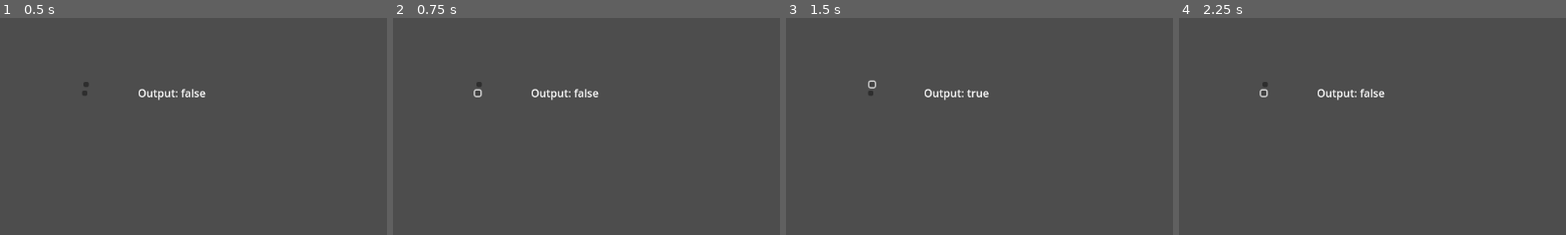
Above: before the commit, frames 1-4 (left to right).
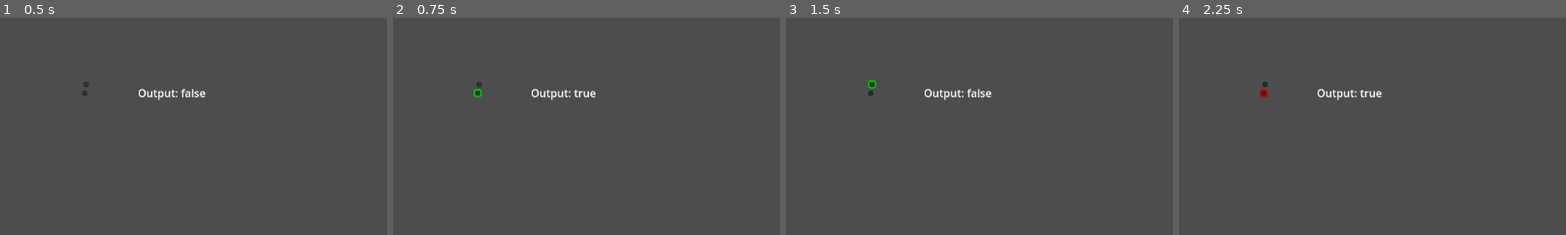
Above: after the commit, the same moments.

Repository: rbessin/Signal-Relay
Game: Godot game, scene res://scenes/main.tscn
Two runs of this game, one before a commit and one after it. Both use one fixed random seed, a clock stepped at 60 frames per second and the inputs below.
Inputs (mouse positions are % of the whole screen's width and height, from its top left):
- Up to frame 1 (0.5 s): no input
- Up to frame 2 (0.75 s): click (11, 17) at 0.5 s
- Up to frame 3 (1.5 s): click (11, 15) at 1.25 s
- Up to frame 4 (2.25 s): click (11, 17) at 2 s
The pictures show only the part of the screen within x 0-50%, y 0-50%; the shares and areas given below are measured in that part.

Frame 1 is identical in both runs. In frame 2, 0.2% of the frame differs, in the area x 20-54%, y 32-37%; in frame 3, 0.2%; in frame 4, 0.2%.

Commit message:
improved file names and evaluation

Diff:
--- a/scenes/main.tscn
+++ b/scenes/main.tscn
@@ -1,12 +1,13 @@
-[gd_scene load_steps=8 format=3 uid="uid://m3qhfvy2no0e"]
+[gd_scene load_steps=9 format=3 uid="uid://m3qhfvy2no0e"]
 
-[ext_resource type="PackedScene" uid="uid://bbaoduu3plf8a" path="res://scenes/and_gate.tscn" id="1_o5qli"]
-[ext_resource type="PackedScene" uid="uid://b3j3tkgatdsro" path="res://scenes/input.tscn" id="2_0wfyh"]
-[ext_resource type="PackedScene" uid="uid://qninfqw0upps" path="res://scenes/label.tscn" id="3_sugp2"]
-[ext_resource type="PackedScene" uid="uid://bayd4duudho8b" path="res://scenes/not_gate.tscn" id="4_jyhfs"]
-[ext_resource type="PackedScene" uid="uid://b8rvfy35xupa0" path="res://scenes/or_gate.tscn" id="5_tbgi4"]
-[ext_resource type="PackedScene" uid="uid://d2amq10o3d6hg" path="res://scenes/nand_gate.tscn" id="6_tefeu"]
-[ext_resource type="PackedScene" uid="uid://bq6a1ucf7mkcw" path="res://scenes/nor_gate.tscn" id="7_o6xl0"]
+[ext_resource type="PackedScene" uid="uid://bbaoduu3plf8a" path="res://scenes/gates/and_gate.tscn" id="1_o5qli"]
+[ext_resource type="PackedScene" uid="uid://b3j3tkgatdsro" path="res://scenes/ui/input.tscn" id="2_0wfyh"]
+[ext_resource type="PackedScene" uid="uid://qninfqw0upps" path="res://scenes/ui/label.tscn" id="3_sugp2"]
+[ext_resource type="PackedScene" uid="uid://bayd4duudho8b" path="res://scenes/gates/not_gate.tscn" id="4_jyhfs"]
+[ext_resource type="PackedScene" uid="uid://b8rvfy35xupa0" path="res://scenes/gates/or_gate.tscn" id="5_tbgi4"]
+[ext_resource type="PackedScene" uid="uid://d2amq10o3d6hg" path="res://scenes/gates/nand_gate.tscn" id="6_tefeu"]
+[ext_resource type="PackedScene" uid="uid://bq6a1ucf7mkcw" path="res://scenes/gates/nor_gate.tscn" id="7_o6xl0"]
+[ext_resource type="PackedScene" uid="uid://pxb805rtun0a" path="res://scenes/gates/xor_gate.tscn" id="8_tipki"]
 
 [node name="Main" type="Node2D"]
 
@@ -17,14 +18,14 @@
 offset_top = 108.0
 offset_right = 130.0
 offset_bottom = 116.0
-target = NodePath("../AndGate")
+target = NodePath("../XorGate")
 
 [node name="Input2" parent="." node_paths=PackedStringArray("target") instance=ExtResource("2_0wfyh")]
 offset_left = 124.0
 offset_top = 95.0
 offset_right = 132.0
 offset_bottom = 103.0
-target = NodePath("../AndGate")
+target = NodePath("../XorGate")
 target_input = 1
 
 [node name="Label" parent="." node_paths=PackedStringArray("source_gate") instance=ExtResource("3_sugp2")]
@@ -32,7 +33,7 @@
 offset_top = 100.0
 offset_right = 245.0
 offset_bottom = 123.0
-source_gate = NodePath("../AndGate")
+source_gate = NodePath("../XorGate")
 
 [node name="NotGate" parent="." instance=ExtResource("4_jyhfs")]
 
@@ -41,3 +42,5 @@
 [node name="NandGate" parent="." instance=ExtResource("6_tefeu")]
 
 [node name="NorGate" parent="." instance=ExtResource("7_o6xl0")]
+
+[node name="XorGate" parent="." instance=ExtResource("8_tipki")]
--- a/scripts/gates/and_gate.gd
+++ b/scripts/gates/and_gate.gd
@@ -8,6 +8,4 @@
 	output_value = false
 
 func evaluate() -> void:
-	if input_values[0] and input_values[1]:
-		output_value = true
-	else: output_value = false
+	output_value = input_values[0] and input_values[1]
--- a/scripts/gates/nand_gate.gd
+++ b/scripts/gates/nand_gate.gd
@@ -8,6 +8,4 @@
 	output_value = true
 
 func evaluate() -> void:
-	if input_values[0] and input_values[1]:
-		output_value = false
-	else: output_value = true
+	output_value = not(input_values[0] and input_values[1])
--- a/scripts/gates/nor_gate.gd
+++ b/scripts/gates/nor_gate.gd
@@ -8,6 +8,4 @@
 	output_value = true
 
 func evaluate() -> void:
-	if not input_values[0] and not input_values[1]:
-		output_value = true
-	else: output_value = false
+	output_value = not(input_values[0] or input_values[1])
--- a/scripts/gates/or_gate.gd
+++ b/scripts/gates/or_gate.gd
@@ -9,6 +9,4 @@
 	output_value = false
 
 func evaluate() -> void:
-	if input_values[0] or input_values[1]:
-		output_value = true
-	else: output_value = false
+	output_value = input_values[0] or input_values[1]
--- a/scripts/gates/xor_gate.gd
+++ b/scripts/gates/xor_gate.gd
@@ -8,8 +8,4 @@
 	output_value = false
 
 func evaluate() -> void:
-	if input_values[0] and not input_values[1]:
-		output_value = true
-	elif input_values[1] and not input_values[0]:
-		output_value = true
-	else: output_value = false
+	output_value = input_values[0] != input_values[1]
--- a/scripts/ui/input.gd
+++ b/scripts/ui/input.gd
@@ -10,3 +10,5 @@
 func _on_pressed():
 	state = !state
 	target.set_input(target_input, state)
+	if state == true: modulate = Color.GREEN
+	else: modulate = Color.RED
Renamed: scenes/and_gate.tscn -> scenes/gates/and_gate.tscn
Renamed: scenes/nand_gate.tscn -> scenes/gates/nand_gate.tscn
Renamed: scenes/nor_gate.tscn -> scenes/gates/nor_gate.tscn
Renamed: scenes/not_gate.tscn -> scenes/gates/not_gate.tscn
Renamed: scenes/or_gate.tscn -> scenes/gates/or_gate.tscn
Renamed: scenes/xor_gate.tscn -> scenes/gates/xor_gate.tscn
Renamed: scenes/input.tscn -> scenes/ui/input.tscn
Renamed: scenes/label.tscn -> scenes/ui/label.tscn
